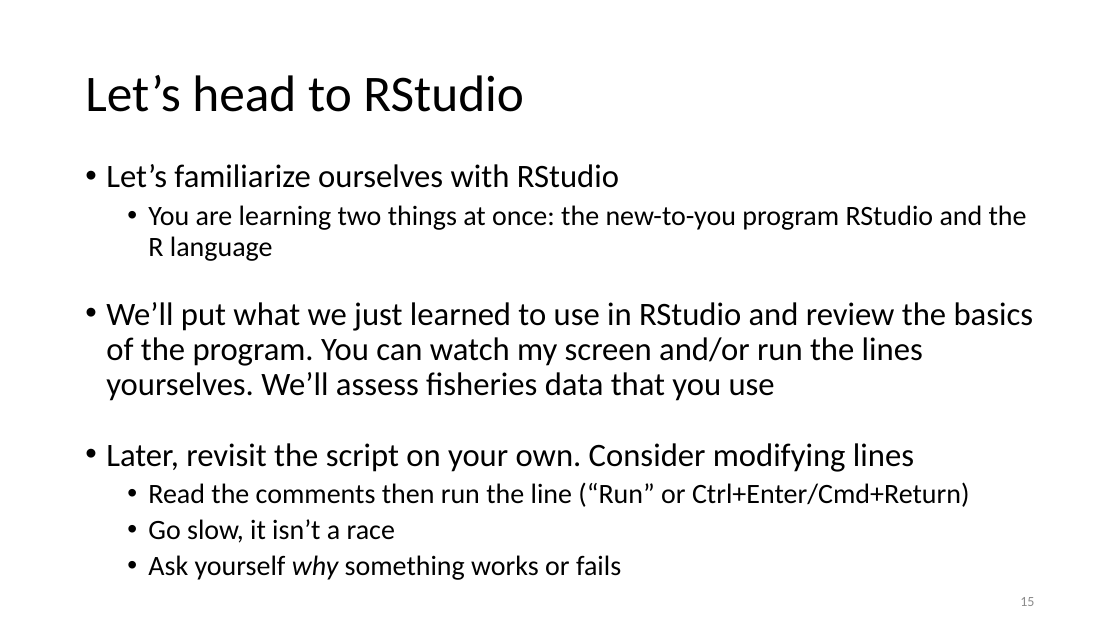
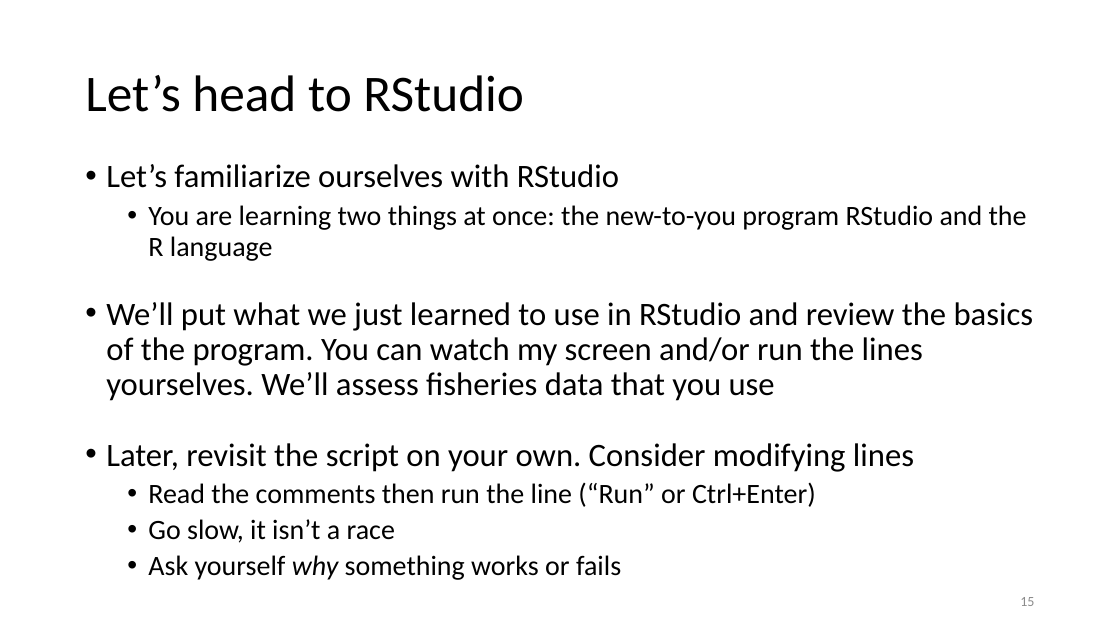
Before and after one commit to justinpriest/ADFG_R_Intro_Workshop, a slide deck: slide 15 of presentations/2 - About R and RStudio.pptx. Drawn at 1120x630 pixels with LibreOffice and Linux fonts; fonts in the diff are those of the drawing. Boxes give left, top, right and bottom in pixels: in the first picture for what was removed or moved away, otherwise in the second. Text is boxed around its words. In the diff, an @@ line names an element or a change of style, - is before the commit and + after.

```diff
--- a/presentations/2 - About R and RStudio.pptx
+++ b/presentations/2 - About R and RStudio.pptx
@@ text at (148,482,816,507): text changed @@
-  • Read the comments then run the line (“Run” or Ctrl+Enter/Cmd+Return)
+  • Read the comments then run the line (“Run” or Ctrl+Enter)
```
Also in this commit, not shown: 11 other slides changed.
